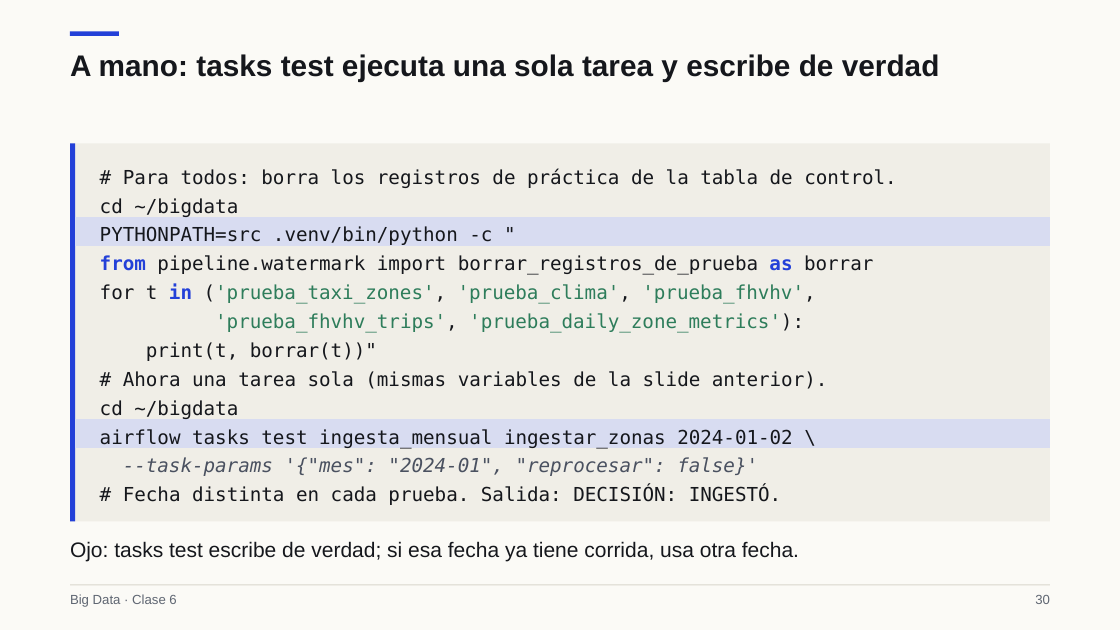
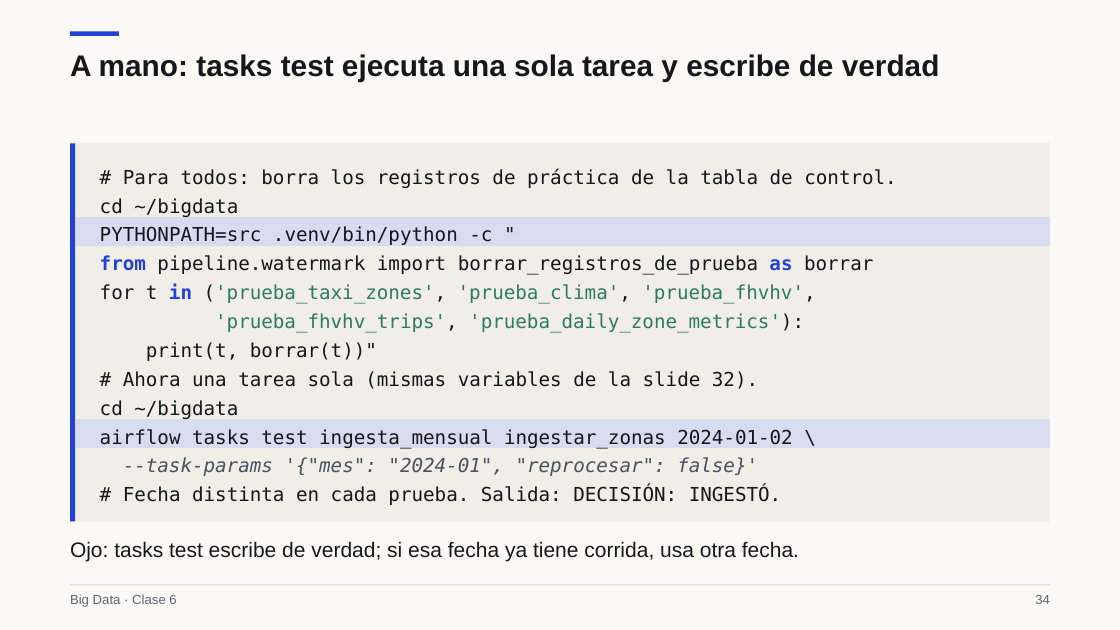
Before and after one commit to Apaezc/bigdata-udem-2026, a slide deck: slide 34 of curso/clase06/deck/slides.pptx (slide 30 before the commit). Drawn at 1120x630 pixels with LibreOffice and Linux fonts; fonts in the diff are those of the drawing. Boxes give left, top, right and bottom in pixels: in the first picture for what was removed or moved away, otherwise in the second. Text is boxed around its words. In the diff, an @@ line names an element or a change of style, - is before the commit and + after.

```diff
--- a/curso/clase06/deck/slides.pptx
+++ b/curso/clase06/deck/slides.pptx
@@ text at (123,371,758,389): text changed @@
-# Ahora una tarea sola (mismas variables de la slide anterior).
+# Ahora una tarea sola (mismas variables de la slide 32).
@@ text at (1035,595,1050,604): text changed @@
-30
+34
```
Also in this commit, not shown: 19 other slides changed, 8 slides added, 2 slides removed, 23 other files.
